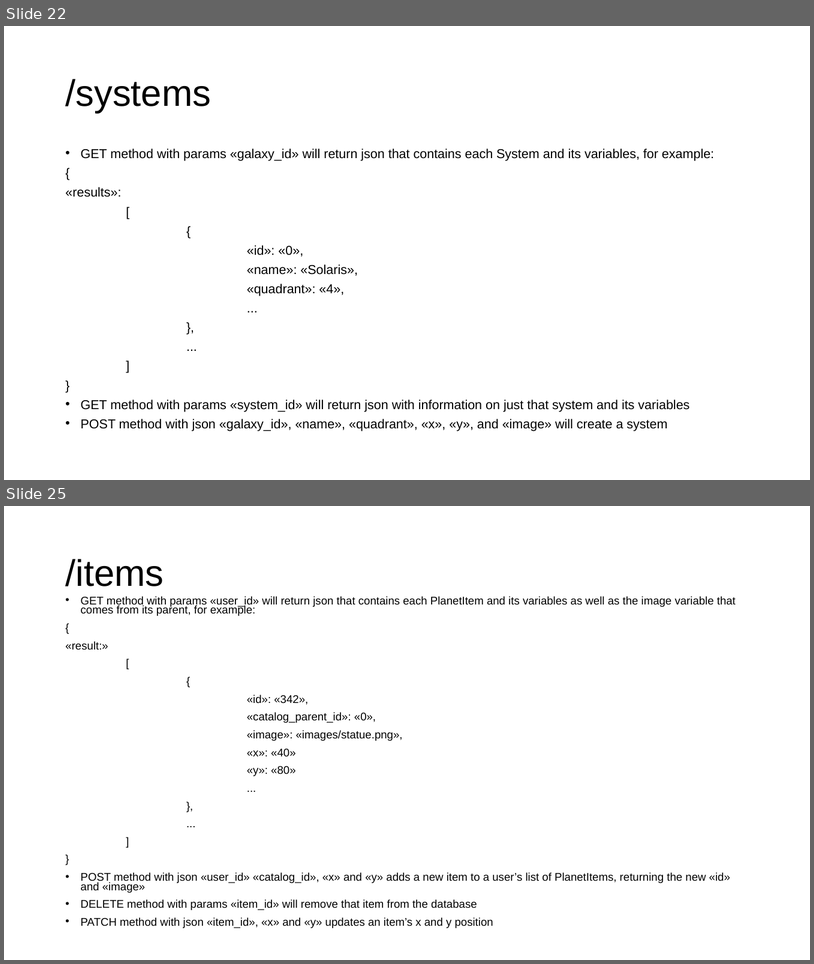
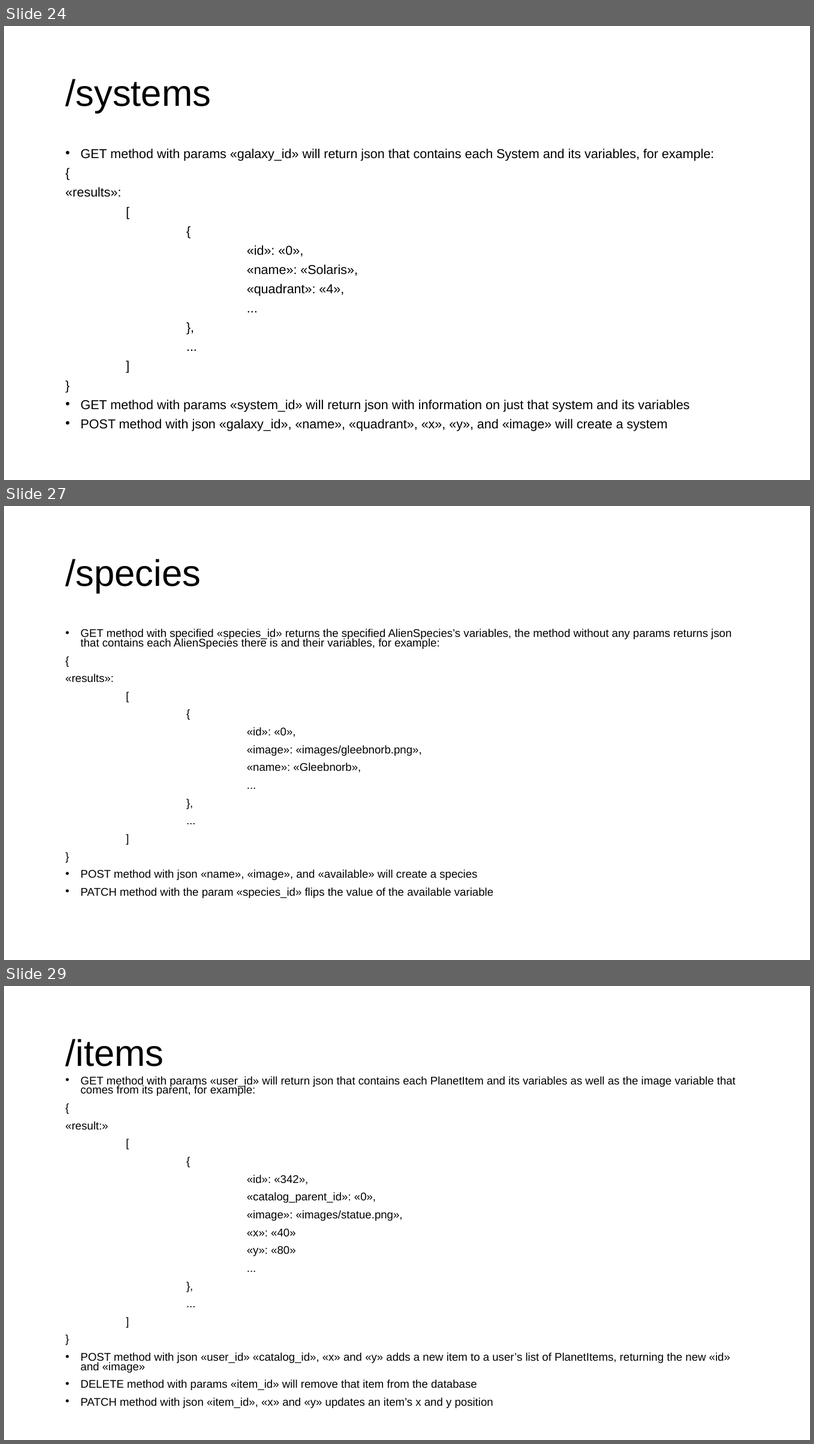
Before and after one commit to gmfk07/iu2018-backend, a slide deck: iu-spec-backend.pptx. Shown one above the other, each under a label of ours: slides 22 and 25 before the commit, slides 24, 27 and 29 after it; the slides between them are not shown. The pictures are 814x964 and 814x1444 pixels, drawn with LibreOffice and Linux fonts; fonts in the diff are those of the drawing. Boxes give left, top, right and bottom in pixels: in the first picture for what was removed or moved away, otherwise in the second. Text is boxed around its words. In the diff, an @@ line names an element or a change of style, - is before the commit and + after.

Commit message:
Fixed backend bugs, added aliens, rockets, and user info

```diff
--- a/iu-spec-backend.pptx
+++ b/iu-spec-backend.pptx
@@ slide 27 added at (4, 506, 810, 960), background #FFFFFF @@
@@ title added at (65, 559, 201, 593), 44 pt, text #000000 @@
+/species
@@ text added at (65, 628, 732, 898), 13.3 pt, text #000000 @@
+• GET method with specified «species_id» returns the specified AlienSpecies’s variables, the method without any params returns json that contains each AlienSpecies there is and their variables, for example:
+{
+«results»:
+[
+{
+«id»: «0»,
+«image»: «images/gleebnorb.png»,
+«name»: «Gleebnorb»,
+...
+},
+...
+]
+}
+• POST method with json «name», «image», and «available» will create a species
+• PATCH method with the param «species_id» flips the value of the available variable
@@ what was slide 22 is now slide 24 @@
@@ what was slide 25 is now slide 29 @@
```
Also in this commit, not shown: 4 slides changed, 3 other slides added, 5 other files.
